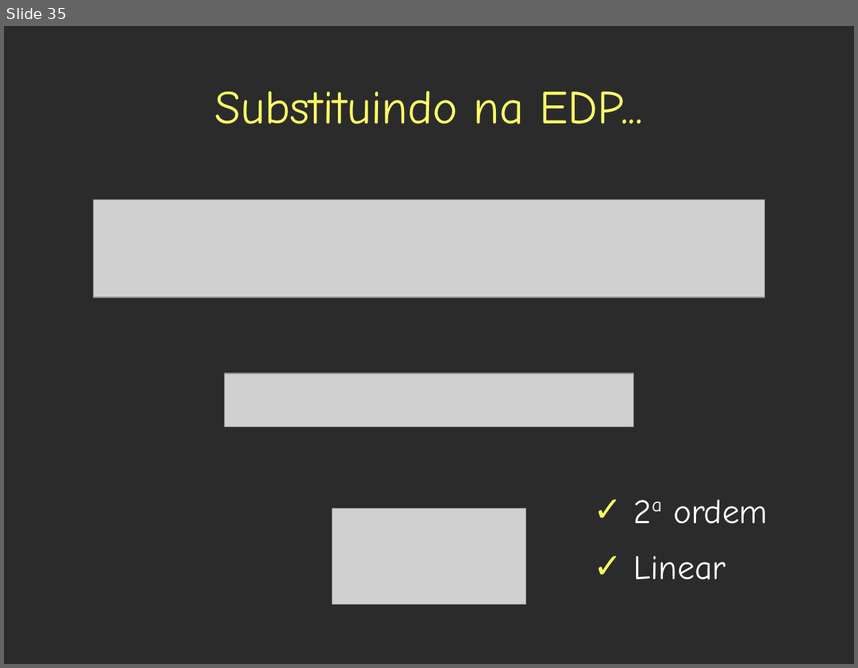
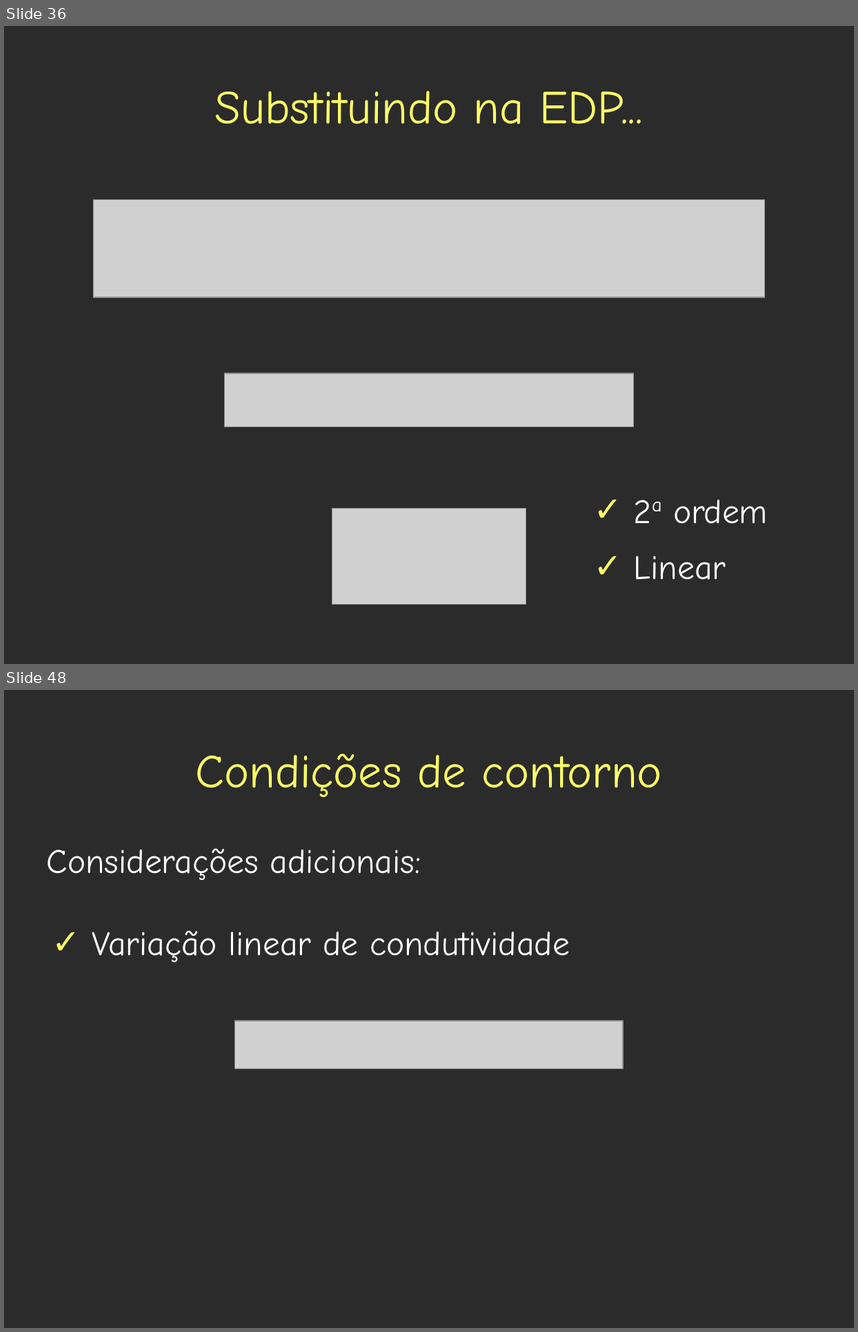
Before and after one commit to leouieda/geothermics, a slide deck: presentations/base_litosfera/estado_termico_lito_subcrustal.odp. Shown one above the other, each under a label of ours: slide 35 before the commit, slides 36 and 48 after it; the slides between them are not shown. The pictures are 858x668 and 858x1332 pixels, drawn with LibreOffice and Linux fonts; fonts in the diff are those of the drawing; grey boxes stand for pictures; background and template pictures are left out; a plain dark background stands for a picture behind light text. Boxes give left, top, right and bottom in pixels: in the first picture for what was removed or moved away, otherwise in the second. Text is boxed around its words. In the diff, an @@ line names an element or a change of style, - is before the commit and + after.

```diff
--- a/presentations/base_litosfera/estado_termico_lito_subcrustal.odp
+++ b/presentations/base_litosfera/estado_termico_lito_subcrustal.odp
@@ slide 48 added at bbox=[4, 690, 854, 1328], background picture (left out) @@
@@ title added at bbox=[195, 753, 662, 797], 44 pt, text #FFFF66 @@
+Condições de contorno
@@ text added at bbox=[47, 848, 421, 880], 32 pt, text #FFFFFF @@
+Considerações adicionais:
@@ text added at bbox=[92, 930, 570, 963], 32 pt, text #FFFFFF @@
+✓ Variação linear de condutividade
@@ picture added at bbox=[235, 1021, 624, 1069] @@
@@ what was slide 35 is now slide 36 @@
```
Also in this commit, not shown: 9 slides changed, 76 other slides added.
